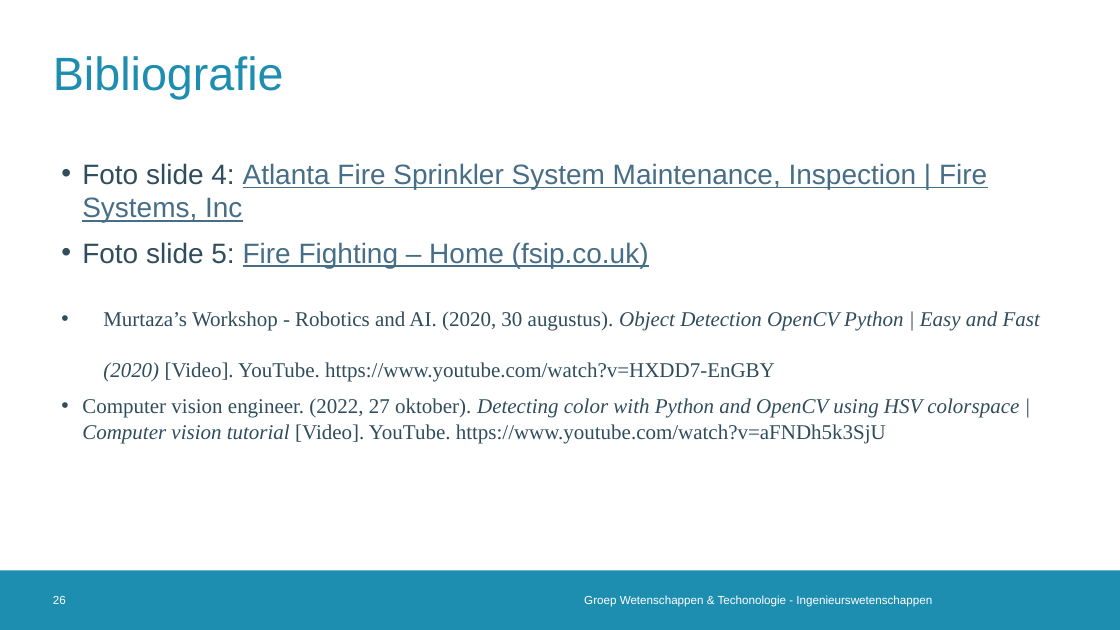
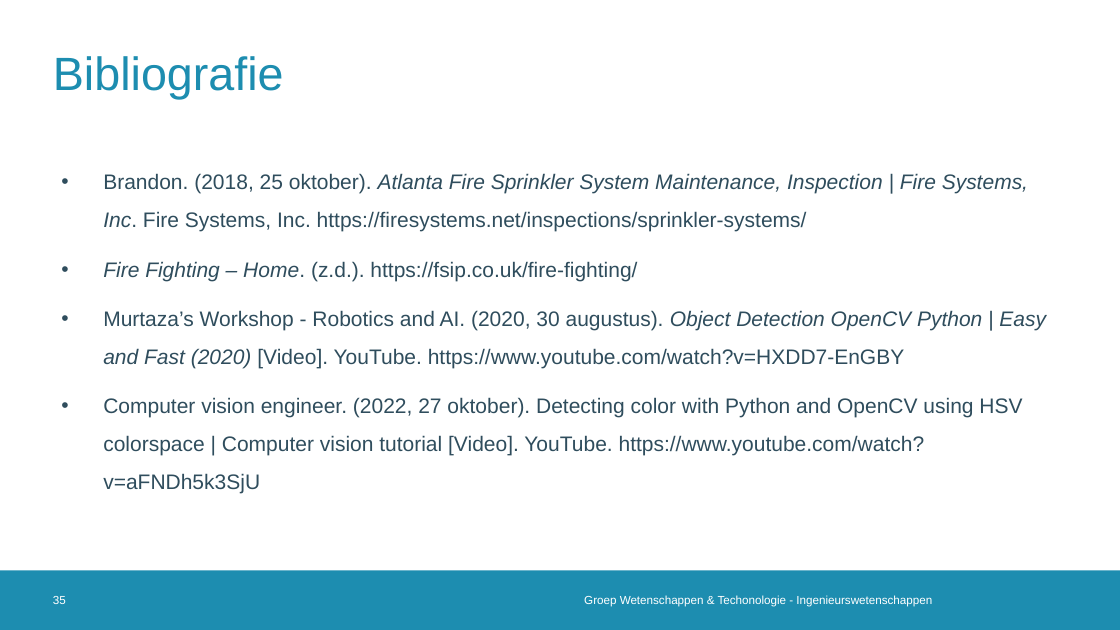
Before and after one commit to 2023-2022-KULAK-IW/2022_2023_Probleemoplossen_en_Ontwerpen_2, a slide deck: slide 35 of LATEX + ppt/Tussentijdse Presentatie .pptx (slide 26 before the commit). Drawn at 1120x630 pixels with LibreOffice and Linux fonts; fonts in the diff are those of the drawing; background and template pictures are left out. Boxes give left, top, right and bottom in pixels: in the first picture for what was removed or moved away, otherwise in the second. Text is boxed around its words. In the diff, an @@ line names an element or a change of style, - is before the commit and + after.

Commit message:
ppt

```diff
--- a/LATEX + ppt/Tussentijdse Presentatie .pptx
+++ b/LATEX + ppt/Tussentijdse Presentatie .pptx
@@ text at <box>103,173,1028,281</box>: text changed; size 24 to 18 pt; text colour #466E87 to #2F4D5D @@
-• Foto slide 4: Atlanta Fire Sprinkler System Maintenance, Inspection | Fire Systems, Inc
-• Foto slide 5: Fire Fighting – Home (fsip.co.uk)
+• Brandon. (2018, 25 oktober). Atlanta Fire Sprinkler System Maintenance, Inspection | Fire Systems, Inc. Fire Systems, Inc. https://firesystems.net/inspections/sprinkler-systems/
+• Fire Fighting – Home. (z.d.). https://fsip.co.uk/fire-fighting/
@@ text at <box>103,310,1046,494</box>: font Times New Roman to Arial in "Murtaza’s Workshop - Robotics and AI. (2020, ...", "Computer vision engineer. (2022, 27 oktober). Detecting ..."; italic off in "Detecting color with Python and OpenCV using ..."; line spacing 2 to 1.5; indent changed; line spacing 1 to 1.5 @@
@@ page number at <box>53,596,66,604</box>: text changed @@
-26
+35
```
Also in this commit, not shown: 11 other slides changed, 9 slides added.
